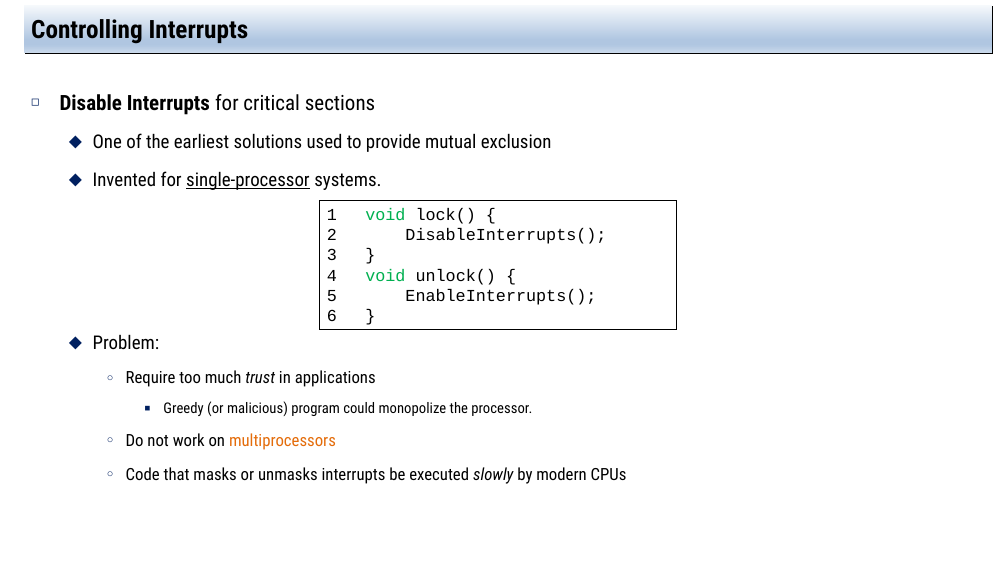
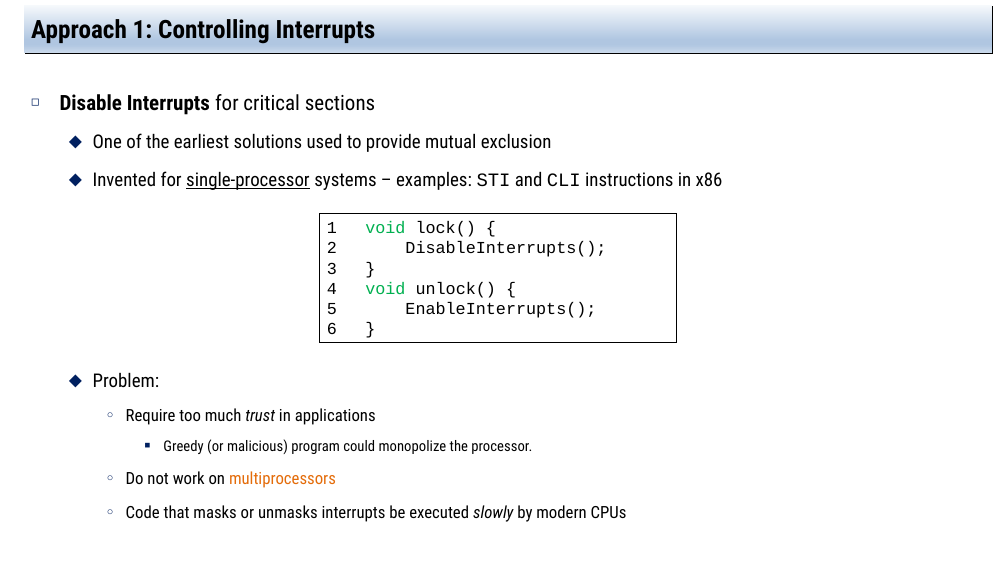
Before and after one commit to jachermocilla/extra-course-materials, a slide deck: slide 11 of cmsc125/ostep/slides/02.Concurrency/28.Locks.pptx. Drawn at 1008x567 pixels with LibreOffice and Linux fonts; fonts in the diff are those of the drawing. Boxes give left, top, right and bottom in pixels: in the first picture for what was removed or moved away, otherwise in the second. Text is boxed around its words. In the diff, an @@ line names an element or a change of style, - is before the commit and + after.

```diff
--- a/cmsc125/ostep/slides/02.Concurrency/28.Locks.pptx
+++ b/cmsc125/ostep/slides/02.Concurrency/28.Locks.pptx
@@ title at [31, 15, 376, 44]: text changed @@
-Controlling Interrupts
+Approach 1: Controlling Interrupts
@@ text at [93, 171, 723, 190]: text changed @@
-  ⬥ Invented for single-processor systems.
+  ⬥ Invented for single-processor systems – examples: STI and CLI instructions in x86
@@ rectangle "void lock() {": place and size @@
-rectangle "void lock() {" at [320, 200, 677, 330]
+rectangle "void lock() {" at [320, 213, 677, 343]
```
Also in this commit, not shown: 20 other slides changed, 3 other files.
